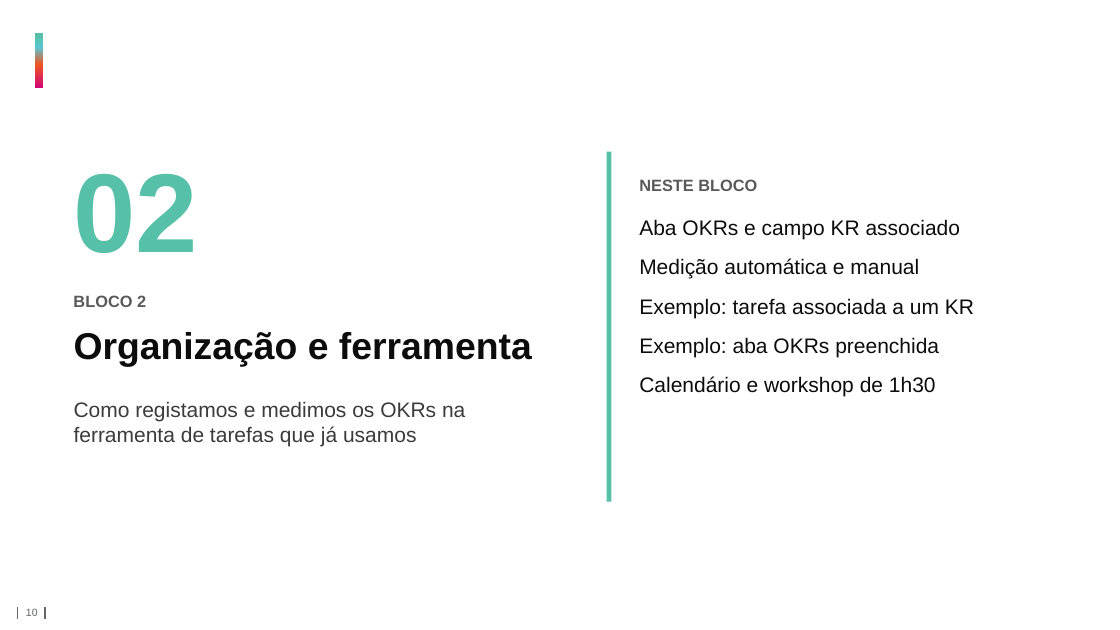
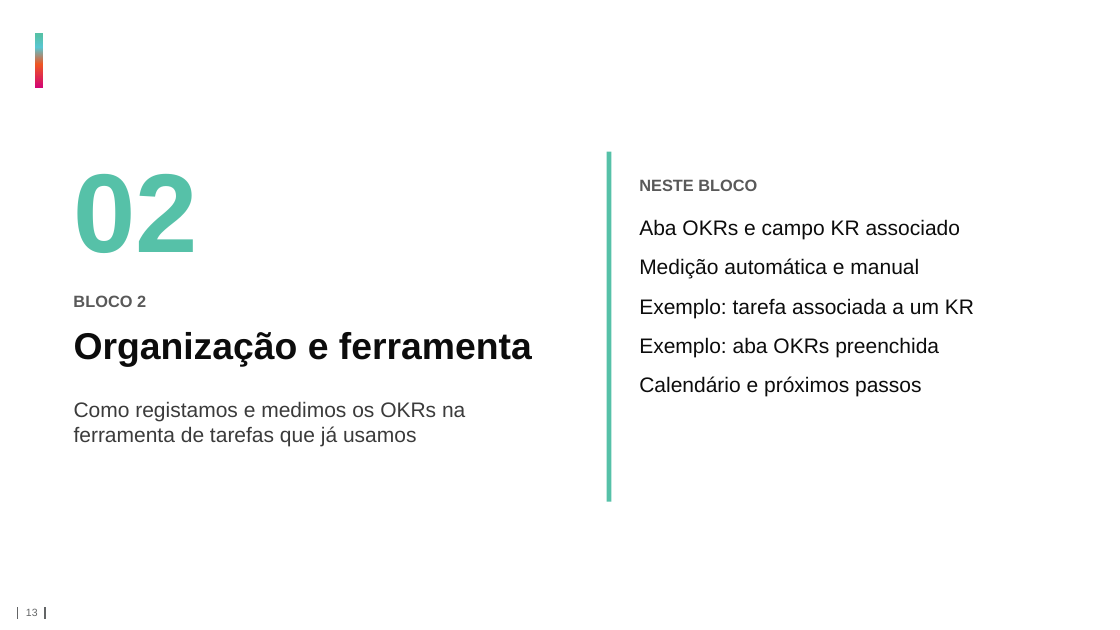
Before and after one commit to nunobatista71193/Databricks, a slide deck: slide 13 of Team OKR's.pptx (slide 10 before the commit). Drawn at 1120x630 pixels with LibreOffice and Linux fonts; fonts in the diff are those of the drawing; background and template pictures are left out. Boxes give left, top, right and bottom in pixels: in the first picture for what was removed or moved away, otherwise in the second. Text is boxed around its words. In the diff, an @@ line names an element or a change of style, - is before the commit and + after.

```diff
--- a/Team OKR's.pptx
+++ b/Team OKR's.pptx
@@ text at (639,376,922,396): text changed @@
-Calendário e workshop de 1h30
+Calendário e próximos passos
@@ page number at (26,608,38,616): text changed @@
-10
+13
```
Also in this commit, not shown: 3 other slides changed, 2 slides added, 1 slide removed.
